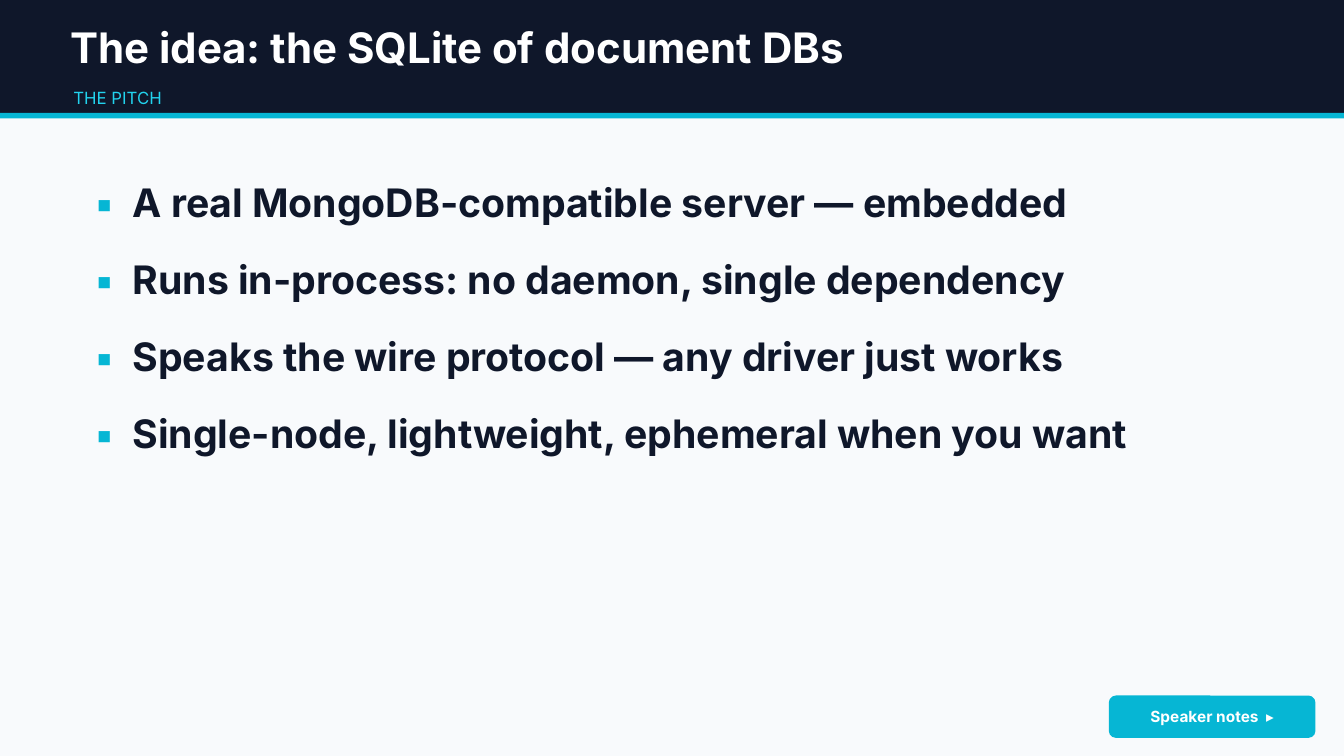
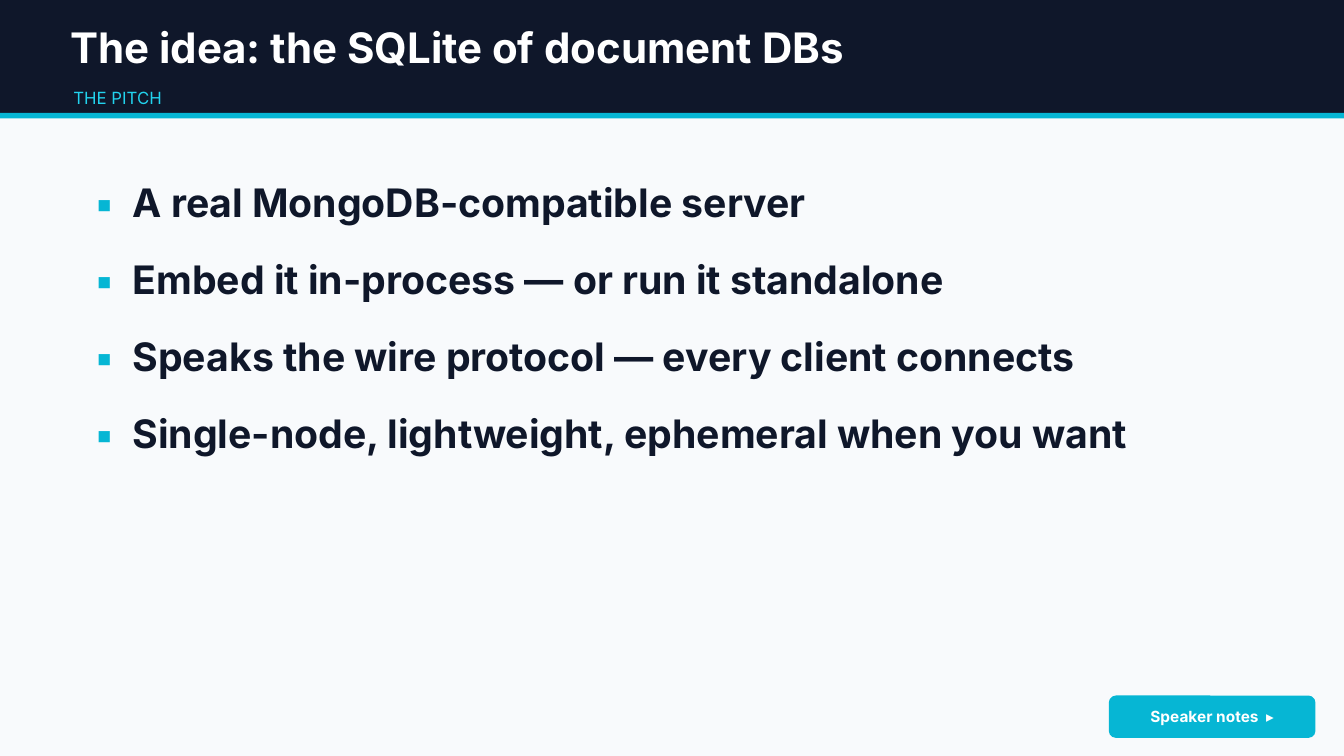
Before and after one commit to jdrumgoole/SecantusDB, a slide deck: slide 5 of docs/presentations/SecantusDB-overview.pptx. Drawn at 1344x756 pixels with LibreOffice and Linux fonts; fonts in the diff are those of the drawing. Boxes give left, top, right and bottom in pixels: in the first picture for what was removed or moved away, otherwise in the second. Text is boxed around its words. In the diff, an @@ line names an element or a change of style, - is before the commit and + after.

```diff
--- a/docs/presentations/SecantusDB-overview.pptx
+++ b/docs/presentations/SecantusDB-overview.pptx
@@ text at [133, 187, 1074, 379]: text changed @@
-▪ A real MongoDB-compatible server — embedded
-▪ Runs in-process: no daemon, single dependency
-▪ Speaks the wire protocol — any driver just works
+▪ A real MongoDB-compatible server
+▪ Embed it in-process — or run it standalone
+▪ Speaks the wire protocol — every client connects
```
Also in this commit, not shown: 30 other slides changed, 2 slides added, 1 other file.
